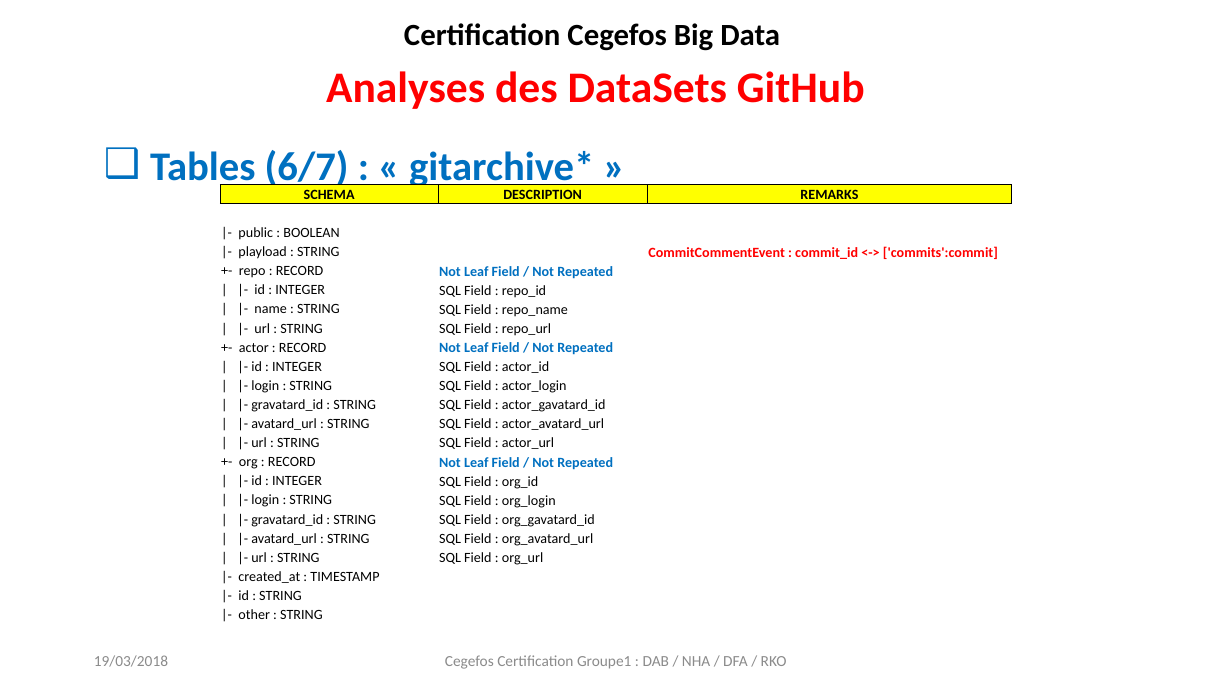
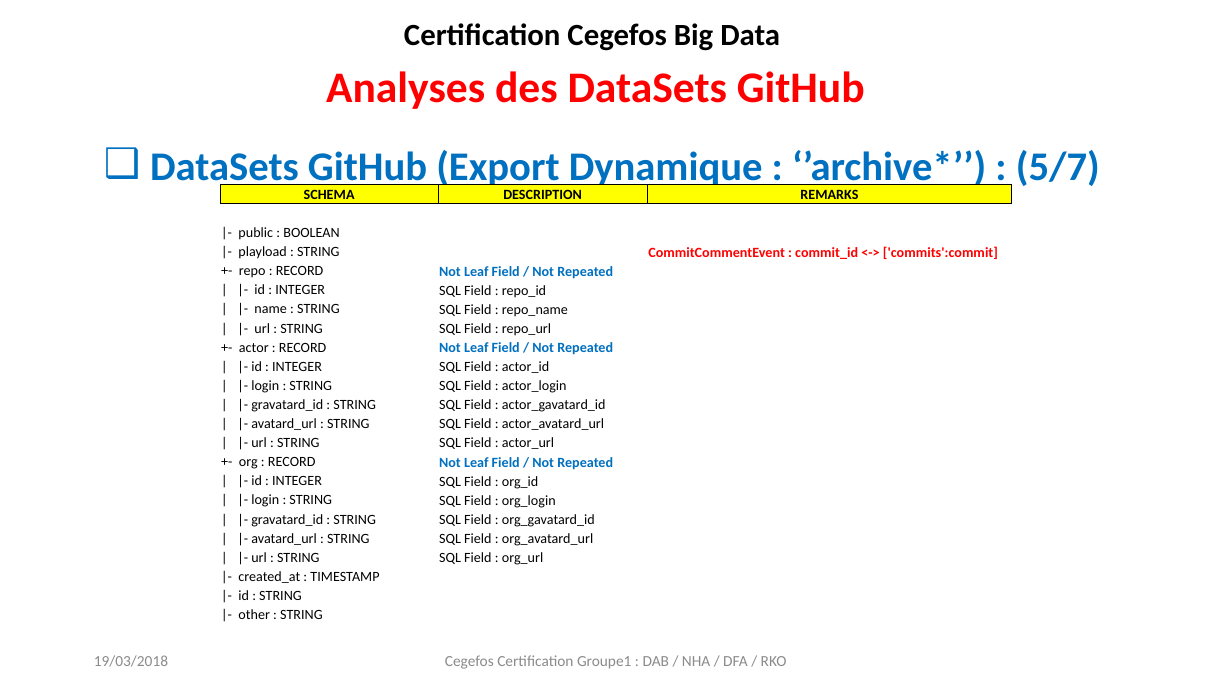
Before and after one commit to chams2012/bigDataGr1, a slide deck: slide 11 of projet_certification_github_group1.pptx (slide 23 before the commit). Drawn at 1232x693 pixels with LibreOffice and Linux fonts; fonts in the diff are those of the drawing. Boxes give left, top, right and bottom in pixels: in the first picture for what was removed or moved away, otherwise in the second. Text is boxed around its words. In the diff, an @@ line names an element or a change of style, - is before the commit and + after.

```diff
--- a/projet_certification_github_group1.pptx
+++ b/projet_certification_github_group1.pptx
@@ text at [150, 150, 1100, 191]: text changed @@
-❑ Tables (6/7) : « gitarchive* »
+❑ DataSets GitHub (Export Dynamique : ‘’archive*’’) : (5/7)
```
Also in this commit, not shown: 16 other slides changed, 2 other files.
